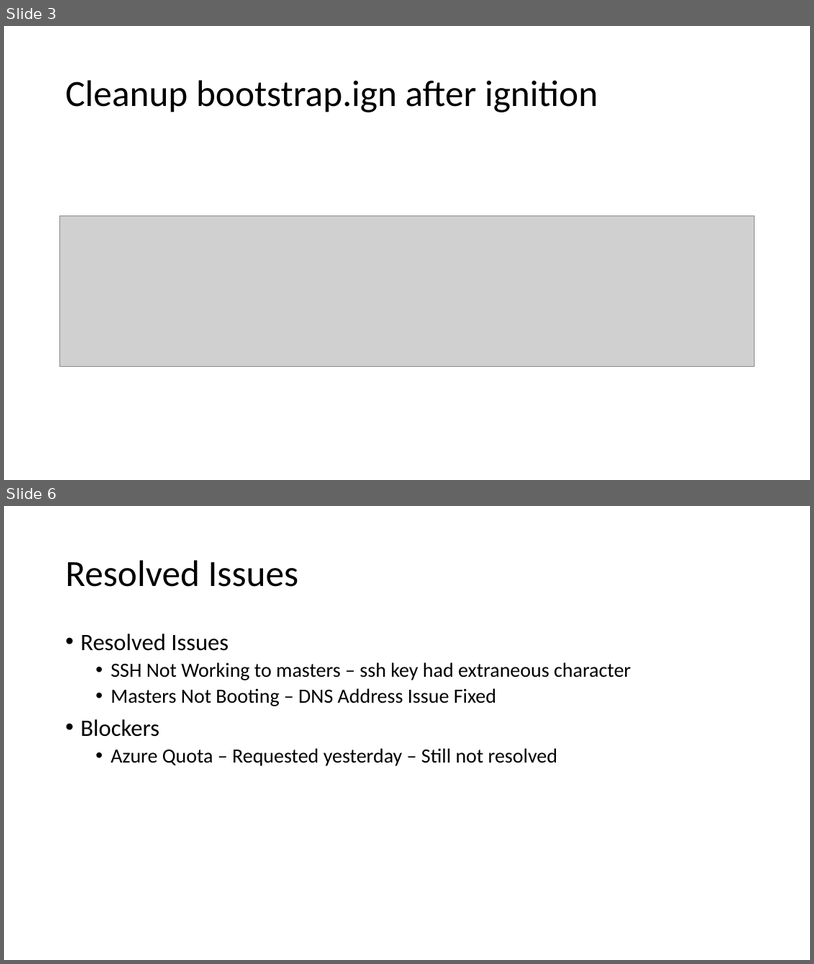
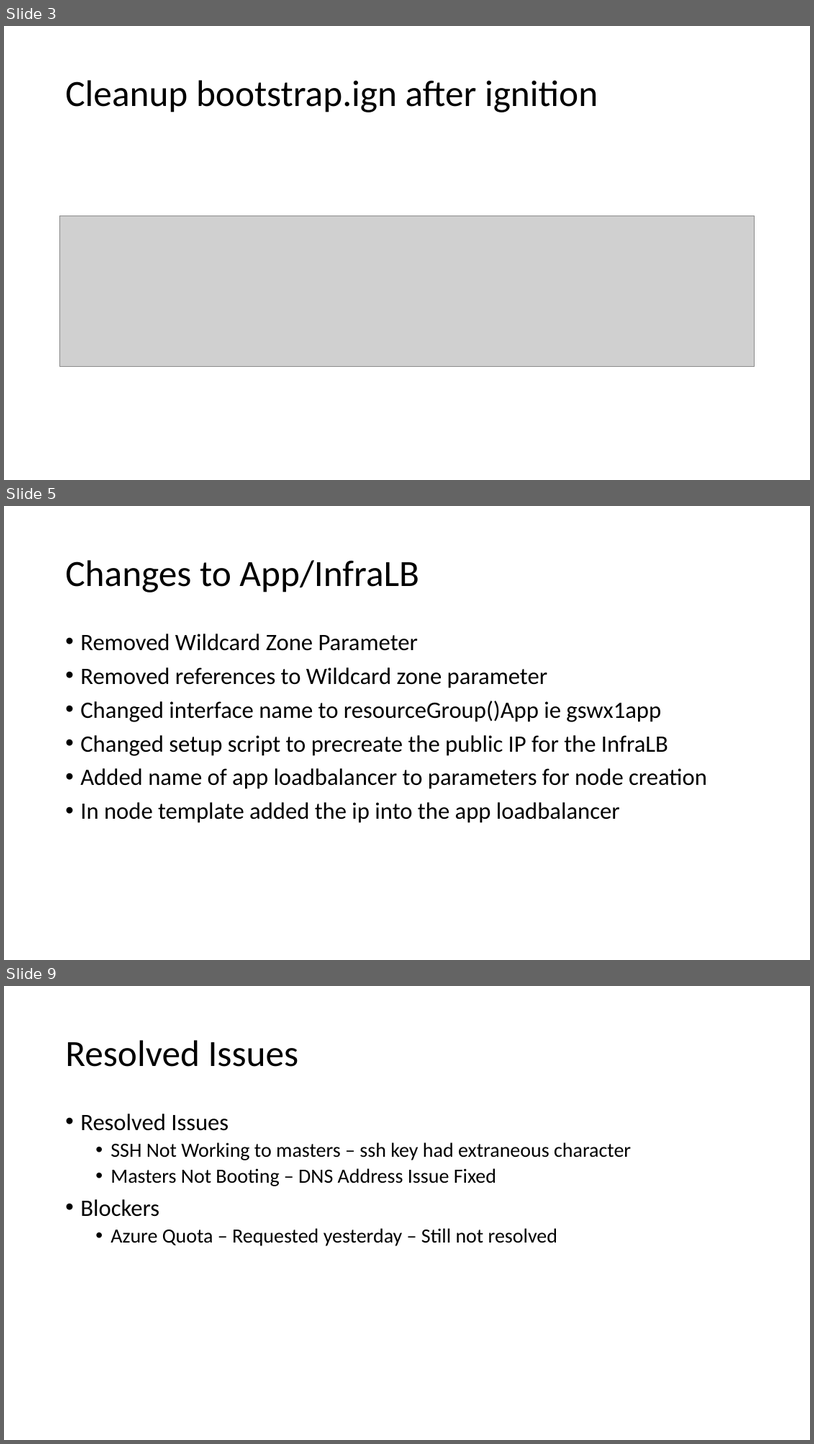
Before and after one commit to glennswest/ocpupi4azure, a slide deck: doc/azocpupidemo3.pptx. Shown one above the other, each under a label of ours: slides 3 and 6 before the commit, slides 3, 5 and 9 after it; the slides between them are not shown. The pictures are 814x964 and 814x1444 pixels, drawn with LibreOffice and Linux fonts; fonts in the diff are those of the drawing; grey boxes stand for pictures. Boxes give left, top, right and bottom in pixels: in the first picture for what was removed or moved away, otherwise in the second. Text is boxed around its words. In the diff, an @@ line names an element or a change of style, - is before the commit and + after.

Commit message:
Update ip setup in overview, and add demo3 snapshot

```diff
--- a/doc/azocpupidemo3.pptx
+++ b/doc/azocpupidemo3.pptx
@@ slide 5 added at (4, 506, 810, 960), background #FFFFFF @@
@@ title added at (65, 560, 419, 592), 44 pt, text #000000 @@
+Changes to App/InfraLB
@@ text added at (80, 633, 707, 823), 28 pt, text #000000 @@
+• Removed Wildcard Zone Parameter
+• Removed references to Wildcard zone parameter
+• Changed interface name to resourceGroup()App ie gswx1app
+• Changed setup script to precreate the public IP for the InfraLB
+• Added name of app loadbalancer to parameters for node creation
+• In node template added the ip into the app loadbalancer
@@ what was slide 6 is now slide 9 @@
```
Also in this commit, not shown: 2 slides changed, 2 other slides added, 2 other files.
